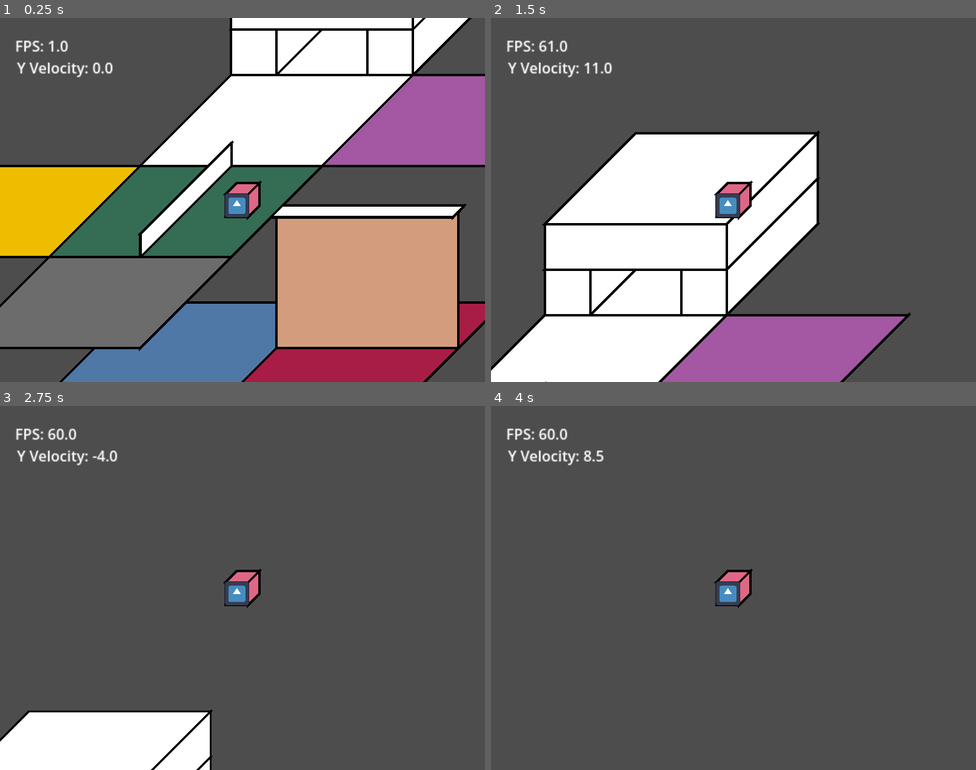
Above: before the commit, frames 1-4 (two rows, left to right).
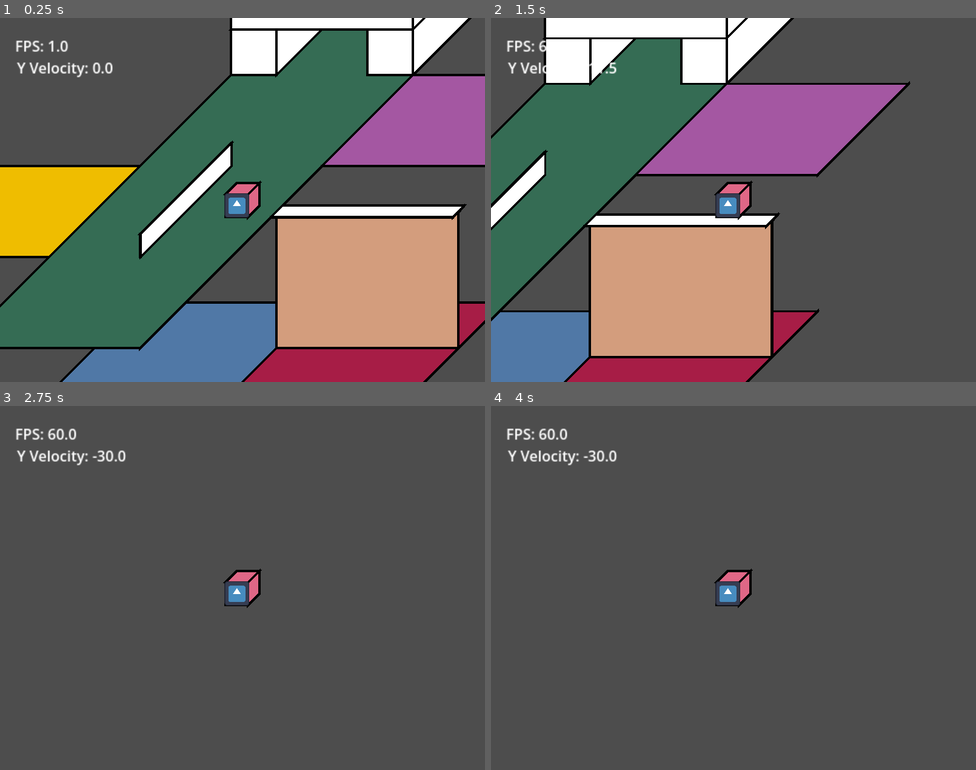
Above: after the commit, the same moments.

Repository: AlaineMagz/alizz-s-big-break
Game: Godot game, scene res://Scenes/Stages/debug_stage.tscn
Same seed, same stepped clock (60 frames per second), same inputs: the game is played once before the commit and once after it. The project has no main scene, so this scene is started directly. The engine's default icon, where the game draws it, is replaced by a stand-in: a white triangle on a blue panel in a dark square.
Inputs:
- Up to frame 1 (0.25 s): no input
- Up to frame 2 (1.5 s): tap Enter at 0.5 s; hold D (right) 0.53-1.28 s; tap Space (jump) at 0.6, 0.77, 1.07, 1.35 s; hold S (down) from 1.28 s (still down)
- Up to frame 3 (2.75 s): tap Space (jump) at 1.52, 1.82, 2.1 s; release S (down) at 2.03 s; hold D (right) from 2.03 s (still down)
- Up to frame 4 (4 s): release D (right) at 2.78 s; hold W (up) 2.78-3.53 s; tap Space (jump) at 2.85, 3.02, 3.32, 3.6, 3.77 s; hold A (left) from 3.53 s (still down)

The runs differ from the first frame. In frame 1, 20% of the frame differs, in the area x 0-85%, y 3-91%; in frame 2, 64%, in the area x 0-87%, y 0-100%; in frame 3, 7.0%; in frame 4, 0.1%.

Commit message:
wow the collision is done!

Diff:
--- a/Scenes/Stages/debug_stage.tscn
+++ b/Scenes/Stages/debug_stage.tscn
@@ -25,6 +25,8 @@
 yOffset = 1.0
 fallSpeed = 30.0
 jumpPower = 15.0
+xVelocity = null
+zVelocity = null
 objectType = 1
 objectPos = Vector3(125, 26, 0)
 xBounds = Vector2(-25, 25)
@@ -70,111 +72,78 @@
 script = ExtResource("5_sjbvb")
 player = NodePath("../../../..")
 
-[node name="Level" type="Node2D" parent="." unique_id=1523044366 node_paths=PackedStringArray("geometry_list", "ordered_geometry_list")]
+[node name="Level" type="Node2D" parent="." unique_id=1523044366 node_paths=PackedStringArray("geometry_list")]
 script = ExtResource("3_ndg24")
-geometry_list = [NodePath("Floors/FloorMain"), NodePath("Floors/FloorBasement"), NodePath("Floors/FloorEastBasement"), NodePath("Floors/FloorSouth"), NodePath("Floors/FloorWest"), NodePath("Floors/FloorNorth"), NodePath("Floors/FloorNorthEast"), NodePath("Floors/FloorEast"), NodePath("Floors/Geometry"), NodePath("Floors/Geometry2"), NodePa …(103 unchanged characters)…
-ordered_geometry_list = [NodePath("Floors/FloorSouth"), NodePath("Walls/Wall1"), NodePath("Floors/FloorEast"), NodePath("Floors/FloorMain"), NodePath("Floors/FloorWest"), NodePath("Walls/Wall2"), NodePath("Floors/FloorEastBasement"), NodePath("Floors/FloorBasement"), NodePath("Floors/FloorNorthEast"), NodePath("Floors/FloorNorth"), NodePath("Floors/Geometry4"), NodePath("Floors/Geometry3"), NodePath("Floors/Geometry2"), NodePath("Floors/Geometry")]
+geometry_list = [NodePath("Floors/FloorMain"), NodePath("Floors/FloorBasement"), NodePath("Floors/FloorEastBasement"), NodePath("Floors/FloorWest"), NodePath("Floors/FloorNorthEast"), NodePath("Floors/FloorEast"), NodePath("Floors/Geometry2"), NodePa …(103 unchanged characters)…
 
 [node name="Floors" type="Node2D" parent="Level" unique_id=1338993157]
 z_index = -1
 
 [node name="FloorMain" type="Node2D" parent="Level/Floors" unique_id=1656116387]
+z_index = 2041
+script = ExtResource("6_ctrck")
+xBounds = Vector2(-200, 200)
+yBounds = Vector2(0, 1)
+zBounds = Vector2(-600, 1000)
+drawDebug = true
+debugColor = Color(0.20638901, 0.424793, 0.33014047, 1)
+
+[node name="FloorBasement" type="Node2D" parent="Level/Floors" unique_id=1610286398]
+z_index = 2037
+position = Vector2(0, 300)
+script = ExtResource("6_ctrck")
+objectPos = Vector3(0, -300, 0)
+xBounds = Vector2(-200, 200)
+yBounds = Vector2(0, 1)
+zBounds = Vector2(-200, 200)
+drawDebug = true
+debugColor = Color(0.31257963, 0.47206515, 0.6501949, 1)
+
+[node name="FloorEastBasement" type="Node2D" parent="Level/Floors" unique_id=1794944108]
+z_index = 2038
+position = Vector2(400, 300)
+script = ExtResource("6_ctrck")
+objectPos = Vector3(400, -300, 0)
+xBounds = Vector2(-200, 200)
+yBounds = Vector2(0, 1)
+zBounds = Vector2(-200, 200)
+drawDebug = true
+debugColor = Color(0.6539525, 0.11357746, 0.27632123, 1)
+
+[node name="FloorWest" type="Node2D" parent="Level/Floors" unique_id=402176920]
+z_index = 2040
+position = Vector2(-400, 0)
+script = ExtResource("6_ctrck")
+objectPos = Vector3(-400, 0, 0)
+xBounds = Vector2(-200, 200)
+yBounds = Vector2(0, 1)
+zBounds = Vector2(-200, 200)
+drawDebug = true
+debugColor = Color(0.9380429, 0.741285, 0, 1)
+
+[node name="FloorNorthEast" type="Node2D" parent="Level/Floors" unique_id=626408439]
+z_index = 2042
+position = Vector2(600, -200)
+script = ExtResource("6_ctrck")
+objectPos = Vector3(400, 0, 400)
+xBounds = Vector2(-200, 200)
+yBounds = Vector2(0, 1)
+zBounds = Vector2(-200, 200)
+drawDebug = true
+debugColor = Color(0.64186317, 0.34105295, 0.6337766, 1)
+
+[node name="FloorEast" type="Node2D" parent="Level/Floors" unique_id=1405063371]
+z_index = 2043
+position = Vector2(400, 0)
+script = ExtResource("6_ctrck")
+objectPos = Vector3(400, 0, 0)
+xBounds = Vector2(-200, 200)
+yBounds = Vector2(0, 1)
+zBounds = Vector2(-25, 25)
+drawDebug = true
+
+[node name="Geometry2" type="Node2D" parent="Level/Floors" unique_id=1798856255]
 z_index = 2044
-script = ExtResource("6_ctrck")
-xBounds = Vector2(-200, 200)
-yBounds = Vector2(0, 1)
-zBounds = Vector2(-200, 200)
-drawDebug = true
-debugColor = Color(0.20638901, 0.424793, 0.33014047, 1)
-
-[node name="FloorBasement" type="Node2D" parent="Level/Floors" unique_id=1610286398]
-z_index = 2040
-position = Vector2(0, 300)
-script = ExtResource("6_ctrck")
-objectPos = Vector3(0, -300, 0)
-xBounds = Vector2(-200, 200)
-yBounds = Vector2(0, 1)
-zBounds = Vector2(-200, 200)
-drawDebug = true
-debugColor = Color(0.31257963, 0.47206515, 0.6501949, 1)
-
-[node name="FloorEastBasement" type="Node2D" parent="Level/Floors" unique_id=1794944108]
-z_index = 2041
-position = Vector2(400, 300)
-script = ExtResource("6_ctrck")
-objectPos = Vector3(400, -300, 0)
-xBounds = Vector2(-200, 200)
-yBounds = Vector2(0, 1)
-zBounds = Vector2(-200, 200)
-drawDebug = true
-debugColor = Color(0.6539525, 0.11357746, 0.27632123, 1)
-
-[node name="FloorSouth" type="Node2D" parent="Level/Floors" unique_id=1018182847]
-z_index = 2048
-position = Vector2(-200, 200)
-script = ExtResource("6_ctrck")
-objectPos = Vector3(0, 0, -400)
-xBounds = Vector2(-200, 200)
-yBounds = Vector2(0, 1)
-zBounds = Vector2(-200, 200)
-drawDebug = true
-debugColor = Color(0.42288277, 0.4228828, 0.4228828, 1)
-
-[node name="FloorWest" type="Node2D" parent="Level/Floors" unique_id=402176920]
-z_index = 2043
-position = Vector2(-400, 0)
-script = ExtResource("6_ctrck")
-objectPos = Vector3(-400, 0, 0)
-xBounds = Vector2(-200, 200)
-yBounds = Vector2(0, 1)
-zBounds = Vector2(-200, 200)
-drawDebug = true
-debugColor = Color(0.9380429, 0.741285, 0, 1)
-
-[node name="FloorNorth" type="Node2D" parent="Level/Floors" unique_id=1512882068]
-z_index = 2038
-position = Vector2(200, -200)
-script = ExtResource("6_ctrck")
-objectPos = Vector3(0, 0, 400)
-xBounds = Vector2(-200, 200)
-yBounds = Vector2(0, 1)
-zBounds = Vector2(-200, 200)
-drawDebug = true
-
-[node name="FloorNorthEast" type="Node2D" parent="Level/Floors" unique_id=626408439]
-z_index = 2039
-position = Vector2(600, -200)
-script = ExtResource("6_ctrck")
-objectPos = Vector3(400, 0, 400)
-xBounds = Vector2(-200, 200)
-yBounds = Vector2(0, 1)
-zBounds = Vector2(-200, 200)
-drawDebug = true
-debugColor = Color(0.64186317, 0.34105295, 0.6337766, 1)
-
-[node name="FloorEast" type="Node2D" parent="Level/Floors" unique_id=1405063371]
-z_index = 2045
-position = Vector2(400, 0)
-script = ExtResource("6_ctrck")
-objectPos = Vector3(400, 0, 0)
-xBounds = Vector2(-200, 200)
-yBounds = Vector2(0, 1)
-zBounds = Vector2(-25, 25)
-drawDebug = true
-
-[node name="Geometry" type="Node2D" parent="Level/Floors" unique_id=1382787194]
-z_index = 2034
-position = Vector2(400, -400)
-script = ExtResource("6_ctrck")
-objectPos = Vector3(0, 0, 800)
-xBounds = Vector2(-200, 200)
-yBounds = Vector2(0, 1)
-zBounds = Vector2(-200, 200)
-drawDebug = true
-metadata/_custom_type_script = "uid://peweb568qq7d"
-
-[node name="Geometry2" type="Node2D" parent="Level/Floors" unique_id=1798856255]
-z_index = 2035
 position = Vector2(200, -401)
 script = ExtResource("6_ctrck")
 objectPos = Vector3(-200, 1, 800)
@@ -185,7 +154,7 @@
 metadata/_custom_type_script = "uid://peweb568qq7d"
 
 [node name="Geometry3" type="Node2D" parent="Level/Floors" unique_id=1989681356]
-z_index = 2036
+z_index = 2045
 position = Vector2(500, -401)
 script = ExtResource("6_ctrck")
 objectPos = Vector3(100, 1, 800)
@@ -196,7 +165,7 @@
 metadata/_custom_type_script = "uid://peweb568qq7d"
 
 [node name="Geometry4" type="Node2D" parent="Level/Floors" unique_id=1347373434]
-z_index = 2037
+z_index = 2048
 position = Vector2(500, -501)
 script = ExtResource("6_ctrck")
 objectPos = Vector3(100, 101, 800)
@@ -219,7 +188,7 @@
 drawDebug = true
 
 [node name="Wall2" type="Node2D" parent="Level/Walls" unique_id=1328136569]
-z_index = 2042
+z_index = 2039
 position = Vector2(400, 150)
 script = ExtResource("6_ctrck")
 objectPos = Vector3(400, -150, 0)
--- a/Scripts/GameObjects/Entities/Player.gd
+++ b/Scripts/GameObjects/Entities/Player.gd
@@ -15,13 +15,11 @@
 
 func handle_inputs() -> void :
 
-	if Input.get_axis("left","right") != 0:
-		objectPos.x += speed * Input.get_axis("left","right")
+	xVelocity = speed * Input.get_axis("left","right")
 
-	if Input.get_axis("up","down") != 0:
-		objectPos.z += speed * -Input.get_axis("up","down")
+	zVelocity = speed * -Input.get_axis("up","down")
 
-	if Input.is_action_just_pressed("jump"):
+	if Input.is_action_just_pressed("jump") && isGrounded:
 		objectPos.y += 0.1
 		isGrounded = false
 		isJumping = true
--- a/Scripts/GameObjects/Entity.gd
+++ b/Scripts/GameObjects/Entity.gd
@@ -38,59 +38,96 @@
 @export var isJumping : bool = false
 @export var isFalling : bool = false
 @export var isGrounded : bool = false
+@export var xVelocity : float = 0
 @export var yVelocity : float = 0
+@export var zVelocity : float = 0
 
 func handle_physics(delta : float) -> void:
 
-	handle_collission()
+	if !isGrounded:
+		yVelocity -= fallSpeed * delta
+	else:
+		yVelocity = -0.1
+	yVelocity = clamp(yVelocity, -terminalVelocity, terminalVelocity * 5)
 
-	if isGrounded:
-		yVelocity = 0
-	else:
-		yVelocity -= fallSpeed * delta
-
-	if -yVelocity > terminalVelocity:
-		yVelocity = -terminalVelocity
+	if yVelocity < 0:
+		isFalling = true
+		isJumping = false
 
 	if yVelocity > 0:
 		isJumping = true
 		isFalling = false
-	else: if yVelocity < 0:
-		isFalling = true
-		isJumping = false
-	else:
-		isFalling = false
-		isJumping = false
 
 	objectPos.y += yVelocity
+	handle_vertical_collision()
+
+	objectPos.x += xVelocity
+	handle_horizontal_x_collision()
+
+	objectPos.z += zVelocity
+	handle_horizontal_z_collision()
 
 	calculate_2D_position()
 
 
-func handle_collission() -> void:
+func handle_vertical_collision() -> void:
 
-	var done : bool = false
+	var overlapped : bool = false
 
 	for geometry : Geometry in levelManager.geometry_list:
 
-		if is_overlapping(self, geometry) && !done:
-			currentFloor = geometry
-			done = true
+		if is_overlapping_vertically(self, geometry):
+
+			overlapped = true
+
+			if isFalling:
+				objectPos.y = geometry.get_top_pos() - yBounds.x
+				yVelocity = 0
+				isGrounded = true
+				isFalling = false
+				print("SNAPPING TO " + str(objectPos.y))
+			elif isJumping:
+				objectPos.y = geometry.get_bottom_pos() - yBounds.y
+				yVelocity = 0
+				isJumping = false
+				print("OWIE MY HEAD")
 
 
-	if !done:
-		currentFloor = null
+
+	if !overlapped:
 		isGrounded = false
 
-	if currentFloor != null && !isGrounded && isFalling:
-		objectPos.y = currentFloor.get_top_pos() - yBounds.x
-		isGrounded = true
-		print("SNAPPING TO " + str(objectPos.y))
 
-	if  currentFloor != null && !isGrounded && isJumping:
-		objectPos.y = currentFloor.get_bottom_pos() - yBounds.y
-		yVelocity = 0
-		print("OWIE MY HEAD")
+func handle_horizontal_x_collision() -> void:
+
+	for geometry : Geometry in levelManager.geometry_list:
+
+		if is_overlapping_horizontally(self, geometry):
+
+			if xVelocity > 0:
+				objectPos.x = geometry.get_left_pos() - xBounds.y
+			elif xVelocity < 0:
+				objectPos.x = geometry.get_right_pos() - xBounds.x
+
+			xVelocity = 0
+
+
+
+
+func handle_horizontal_z_collision() -> void:
+
+	for geometry : Geometry in levelManager.geometry_list:
+
+		if is_overlapping_horizontally(self, geometry):
+
+			if zVelocity > 0:
+				objectPos.z = geometry.get_front_pos() - zBounds.y
+			elif zVelocity < 0:
+				objectPos.z = geometry.get_back_pos() - zBounds.x
+
+			zVelocity = 0
+
+
 
 
 func _draw() -> void:
--- a/Scripts/GameObjects/GameObject.gd
+++ b/Scripts/GameObjects/GameObject.gd
@@ -77,15 +77,33 @@
 func get_right_pos() -> float:
 	return objectPos.x + xBounds.y
 
-func is_overlapping(obj1 : GameObject, obj2 : GameObject) -> bool:
+func is_overlapping_vertically(obj1 : GameObject, obj2 : GameObject) -> bool:
 
-	if obj1.get_front_pos() > obj2.get_back_pos() || obj1.get_back_pos() < obj2.get_front_pos():
+	var hPadding : float = 0.5
+
+	if obj1.get_front_pos() + hPadding >= obj2.get_back_pos() || obj1.get_back_pos() - hPadding <= obj2.get_front_pos():
 		return false
 
-	if obj1.get_bottom_pos() > obj2.get_top_pos() || obj1.get_top_pos() < obj2.get_bottom_pos():
+	if obj1.get_bottom_pos() >= obj2.get_top_pos() || obj1.get_top_pos() <= obj2.get_bottom_pos():
 		return false
 
-	if obj1.get_left_pos() > obj2.get_right_pos() || obj1.get_right_pos() < obj2.get_left_pos():
+	if obj1.get_left_pos() + hPadding >= obj2.get_right_pos() || obj1.get_right_pos() - hPadding <= obj2.get_left_pos():
+		return false
+
+	return true
+
+
+func is_overlapping_horizontally(obj1 : GameObject, obj2 : GameObject) -> bool:
+
+	var vPadding : float = 0.5
+
+	if obj1.get_front_pos() >= obj2.get_back_pos() || obj1.get_back_pos() <= obj2.get_front_pos():
+		return false
+
+	if obj1.get_bottom_pos() + vPadding >= obj2.get_top_pos() || obj1.get_top_pos() - vPadding <= obj2.get_bottom_pos():
+		return false
+
+	if obj1.get_left_pos() >= obj2.get_right_pos() || obj1.get_right_pos() <= obj2.get_left_pos():
 		return false
 
 	return true
--- a/Scripts/Managers/LayerSorter.gd
+++ b/Scripts/Managers/LayerSorter.gd
@@ -17,11 +17,11 @@
 
 	applyIndexes()
 
-	if !Engine.is_editor_hint():
-		var indices : String = ""
-		for layer in layerOrder:
-			indices += str(layer.name) + " "
-		print(indices)
+	#if !Engine.is_editor_hint():
+		#var indices : String = ""
+		#for layer in layerOrder:
+			#indices += str(layer.name) + " "
+		#print(indices)
 
 func applyIndexes() -> void:
 
@@ -34,14 +34,14 @@
 
 func compareObjects(object1 : GameObject, object2 : GameObject) -> bool:
 
+	if object1.get_bottom_pos() >= object2.get_top_pos():
+		return true
+	if object1.get_top_pos() <= object2.get_bottom_pos():
+		return false
+
 	if object1.get_back_pos() <= object2.get_front_pos():
 		return true
 	if object1.get_front_pos() >= object2.get_back_pos():
-		return false
-
-	if object1.get_bottom_pos() >= object2.get_top_pos():
-		return true
-	if object1.get_top_pos() <= object2.get_bottom_pos():
 		return false
 
 	if object1.get_left_pos() >= object2.get_right_pos():
--- a/Scripts/Managers/LevelManager.gd
+++ b/Scripts/Managers/LevelManager.gd
@@ -2,7 +2,10 @@
 extends Node2D
 
 @export var geometry_list: Array[Node]
-@export var ordered_geometry_list : Array[Geometry]
+@export var ordered_geometry_list : Array[Geometry]:
+	set(value):
+		ordered_geometry_list = value
+		sort_geometry()
 
 func _process(_delta: float) -> void:
 
@@ -20,14 +23,14 @@
 
 func compareObjects(object1 : GameObject, object2 : GameObject) -> bool:
 
+	if object1.get_bottom_pos() >= object2.get_top_pos():
+		return true
+	if object1.get_top_pos() <= object2.get_bottom_pos():
+		return false
+
 	if object1.get_back_pos() <= object2.get_front_pos():
 		return true
 	if object1.get_front_pos() >= object2.get_back_pos():
-		return false
-
-	if object1.get_bottom_pos() >= object2.get_top_pos():
-		return true
-	if object1.get_top_pos() <= object2.get_bottom_pos():
 		return false
 
 	if object1.get_left_pos() >= object2.get_right_pos():
